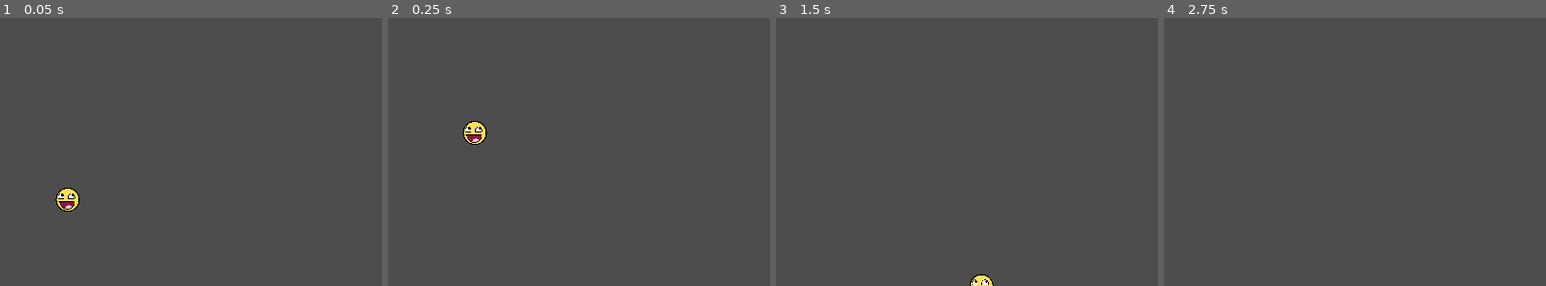
Above: before the commit, frames 1-4 (left to right).
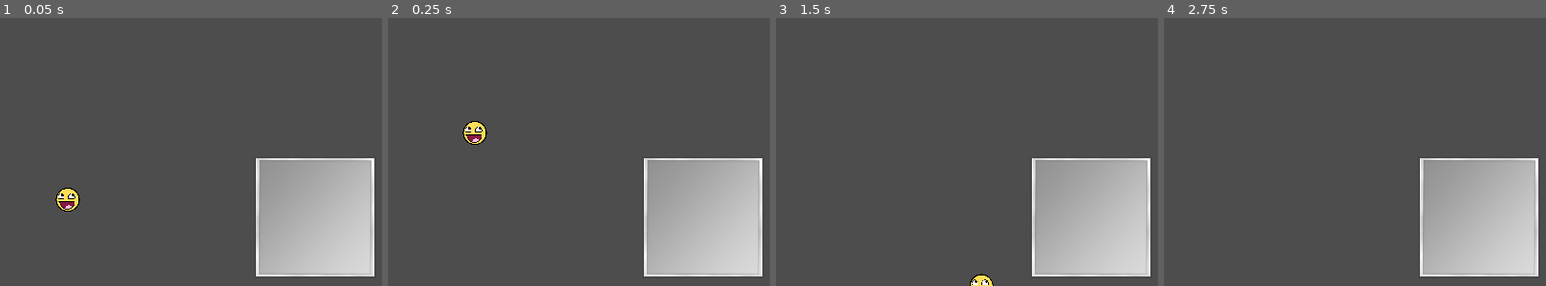
Above: after the commit, the same moments.

Repository: Drahiri/Breakout
Game: Godot game, scene res://main.tscn
The game is run twice, just before and just after one commit, with the same random seed, the same clock (stepped at 60 frames per second) and the same inputs.
Inputs:
- Up to frame 1 (0.05 s): no input
- Up to frame 2 (0.25 s): no input
- Up to frame 3 (1.5 s): hold Right (move_right) 0.53-1.28 s; hold Left (move_left) from 1.28 s (still down)
- Up to frame 4 (2.75 s): release Left (move_left) at 2.03 s; hold Right (move_right) from 2.03 s (still down)
The pictures show only the part of the screen within x 25-75%, y 0-50%; the shares and areas given below are measured in that part.

The runs differ from the first frame. In frame 1, 14% of the frame differs, in the area x 67-98%, y 52-97%; in frame 2, 14%; in frame 3, 14%; in frame 4, 14%.

Commit message:
Add Block

Diff:
--- a/ball.gd
+++ b/ball.gd
@@ -9,10 +9,12 @@
 func _physics_process(delta):
 	var collider := move_and_collide(direction * speed * delta)
 
-	if collider == null:
+	if (collider == null):
 		return
 
-	if collider.get_collider().name == "Paddle":
+	if (collider.get_collider().name == "Paddle"):
 		direction = (position - collider.get_collider().position).normalized()
 	else:
+		if(collider.get_collider().is_in_group("blocks")):
+			collider.get_collider().destroy()
 		direction = direction.bounce(collider.get_normal())
--- /dev/null
+++ b/block.gd
@@ -0,0 +1,8 @@
+extends StaticBody2D
+
+var isSolid := true
+@export var solid_block_texture := Texture2D
+
+func destroy():
+	if (not isSolid):
+		queue_free()
--- /dev/null
+++ b/block.tscn
@@ -0,0 +1,21 @@
+[gd_scene load_steps=5 format=3 uid="uid://fuwpa0pwchho"]
+
+[ext_resource type="Texture2D" uid="uid://bnw6gw65b3aly" path="res://textures/block_solid.png" id="1_5teuc"]
+[ext_resource type="Script" path="res://block.gd" id="1_eq17d"]
+[ext_resource type="Texture2D" uid="uid://3f182pdsn5q4" path="res://textures/block.png" id="1_witj5"]
+
+[sub_resource type="RectangleShape2D" id="RectangleShape2D_htjf7"]
+size = Vector2(128, 128)
+
+[node name="Block" type="StaticBody2D" groups=["blocks"]]
+script = ExtResource("1_eq17d")
+solid_block_texture = ExtResource("1_5teuc")
+metadata/_edit_group_ = true
+
+[node name="Sprite2D" type="Sprite2D" parent="."]
+texture = ExtResource("1_witj5")
+centered = false
+
+[node name="CollisionShape2D" type="CollisionShape2D" parent="."]
+position = Vector2(64, 64)
+shape = SubResource("RectangleShape2D_htjf7")
--- a/main.tscn
+++ b/main.tscn
@@ -1,8 +1,9 @@
-[gd_scene load_steps=4 format=3 uid="uid://37ockrhtdpl7"]
+[gd_scene load_steps=5 format=3 uid="uid://37ockrhtdpl7"]
 
 [ext_resource type="PackedScene" uid="uid://b8k4fox7v4gmb" path="res://world_boundaries.tscn" id="1_u456f"]
 [ext_resource type="PackedScene" uid="uid://q0q3bu257ea6" path="res://paddle.tscn" id="2_xk5ur"]
 [ext_resource type="PackedScene" uid="uid://ddfwctkacd4hk" path="res://ball.tscn" id="3_itwyg"]
+[ext_resource type="PackedScene" uid="uid://fuwpa0pwchho" path="res://block.tscn" id="4_yijrk"]
 
 [node name="Main" type="Node"]
 
@@ -13,3 +14,6 @@
 
 [node name="Ball" parent="." instance=ExtResource("3_itwyg")]
 position = Vector2(263, 237)
+
+[node name="Block" parent="." instance=ExtResource("4_yijrk")]
+position = Vector2(463, 174)
